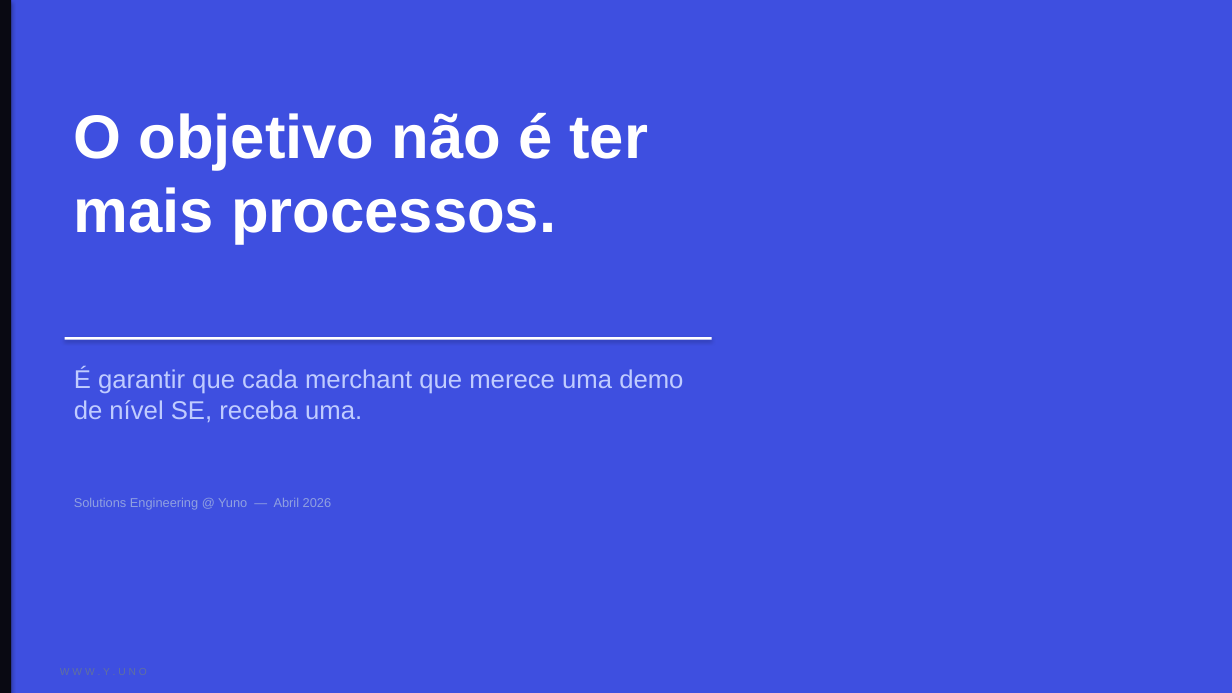
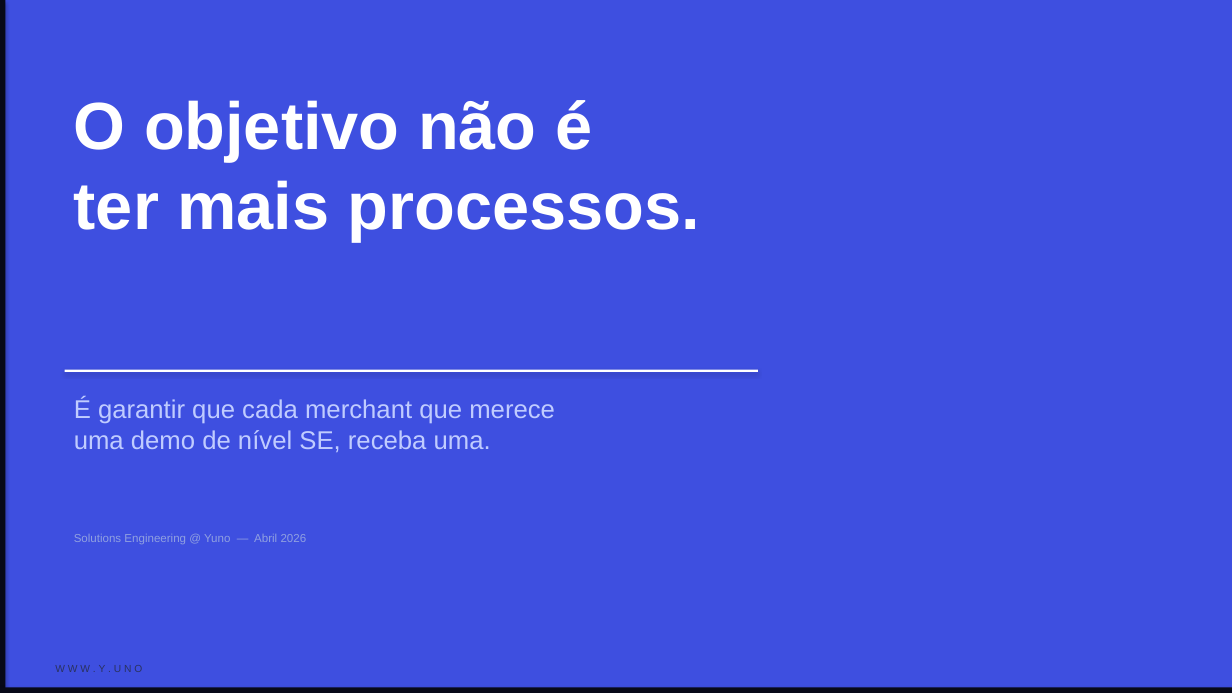
Before and after one commit to andyarapedrosa/yuno-sdk-demos, a slide deck: slide 12 of SE_Process_AsIs_ToBe.pptx. Drawn at 1232x693 pixels with LibreOffice and Linux fonts; fonts in the diff are those of the drawing. Boxes give left, top, right and bottom in pixels: in the first picture for what was removed or moved away, otherwise in the second. Text is boxed around its words. In the diff, an @@ line names an element or a change of style, - is before the commit and + after.

```diff
--- a/SE_Process_AsIs_ToBe.pptx
+++ b/SE_Process_AsIs_ToBe.pptx
@@ rectangle: place and size @@
-rectangle at box(0, 0, 11, 693)
+rectangle at box(0, 0, 6, 693)
@@ rectangle at box(0, 0, 6, 693): fill #090912 to #070918 @@
@@ text "O objetivo não é ter ...": place and size @@
-text "O objetivo não é ter ..." at box(74, 113, 648, 244)
+text "O objetivo não é ter ..." at box(74, 100, 700, 241)
@@ text "O objetivo não é ter ..." at box(74, 100, 700, 241): size 48 to 52 pt @@
@@ text "É garantir que cada merchant ..." rewrapped from box(74, 367, 683, 422) to box(74, 397, 555, 452) @@
@@ rectangle: place and size @@
-rectangle at box(65, 337, 712, 340)
+rectangle at box(65, 370, 758, 372)
@@ text "Solutions Engineering @ Yuno — ...": place and size @@
-text "Solutions Engineering @ Yuno — ..." at box(74, 498, 331, 509)
+text "Solutions Engineering @ Yuno — ..." at box(74, 534, 307, 544)
@@ text "Solutions Engineering @ Yuno — ..." at box(74, 534, 307, 544): size 10 to 9 pt @@
@@ rectangle added at box(0, 688, 1232, 693), fill #070918 @@
@@ text added at box(55, 665, 142, 672), 8 pt, text #2A3260 @@
+W W W . Y . U N O
```
Also in this commit, not shown: 11 other slides changed.
